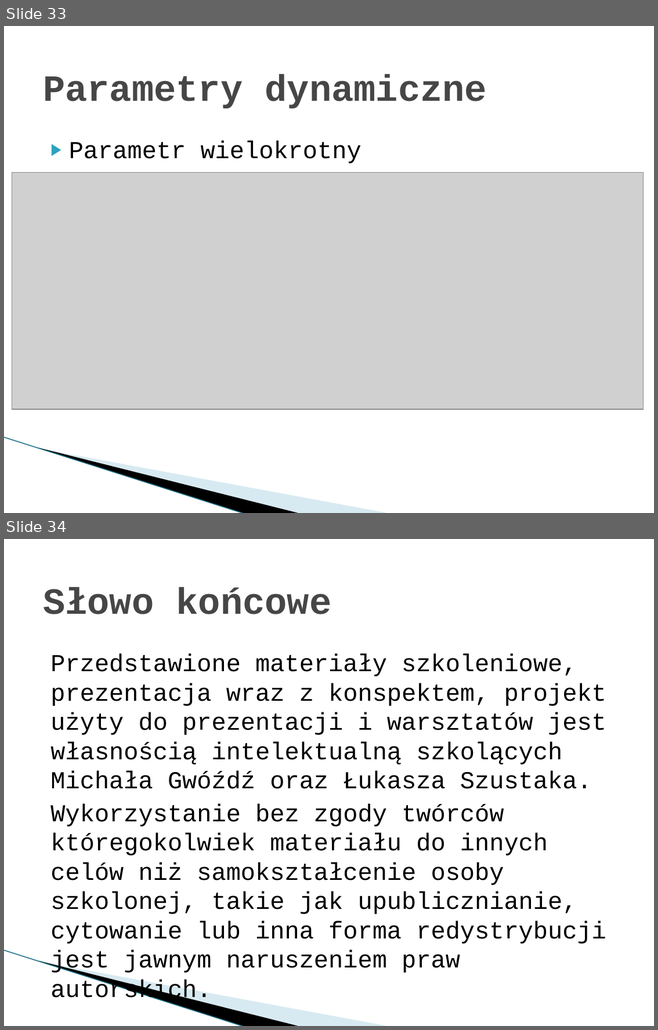
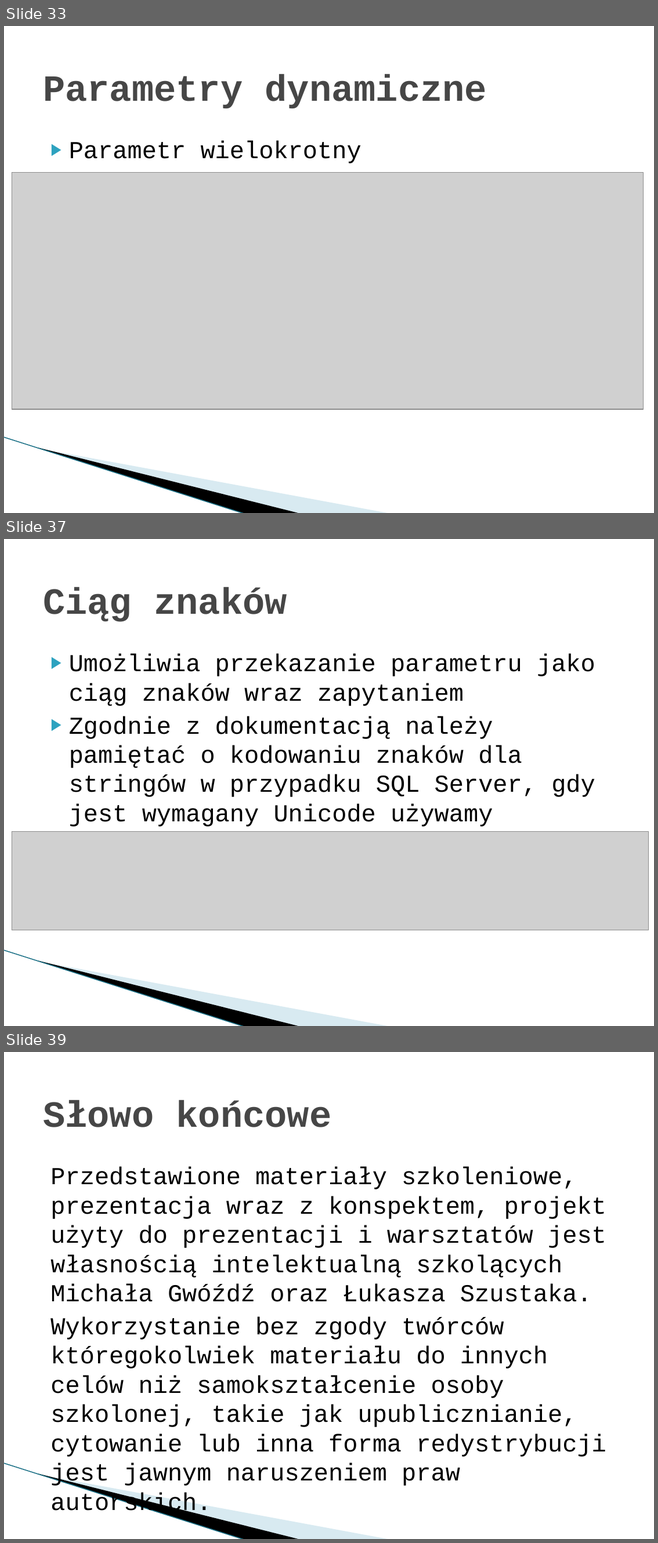
Before and after one commit to mietghar/Dapper_Workshop, a slide deck: Files/Szkolenie warsztatowe Dapper.pptx. Shown one above the other, each under a label of ours: slides 33 and 34 before the commit, slides 33, 37 and 39 after it; the slides between them are not shown. The pictures are 658x1030 and 658x1543 pixels, drawn with LibreOffice and Linux fonts; fonts in the diff are those of the drawing; grey boxes stand for pictures; background and template pictures are left out. Boxes give left, top, right and bottom in pixels: in the first picture for what was removed or moved away, otherwise in the second. Text is boxed around its words. In the diff, an @@ line names an element or a change of style, - is before the commit and + after.

```diff
--- a/Files/Szkolenie warsztatowe Dapper.pptx
+++ b/Files/Szkolenie warsztatowe Dapper.pptx
@@ slide 37 added at (x1=4, y1=539, x2=654, y2=1026), background #FFFFFF; not listed: 3 template elements that a slide beside it also shows @@
@@ title added at (x1=43, y1=587, x2=287, y2=622), 41 pt, text #464646, bold @@
+Ciąg znaków
@@ text added at (x1=69, y1=654, x2=595, y2=859), 27 pt, text #000000 @@
+▶ Umożliwia przekazanie parametru jako ciąg znaków wraz zapytaniem
+▶ Zgodnie z dokumentacją należy pamiętać o kodowaniu znaków dla stringów w przypadku SQL Server, gdy jest wymagany Unicode używamy unicode, gdy inne – używamy ANSI
@@ picture added at (x1=12, y1=831, x2=648, y2=930) @@
@@ what was slide 34 is now slide 39 @@
```
Also in this commit, not shown: 4 other slides added.
